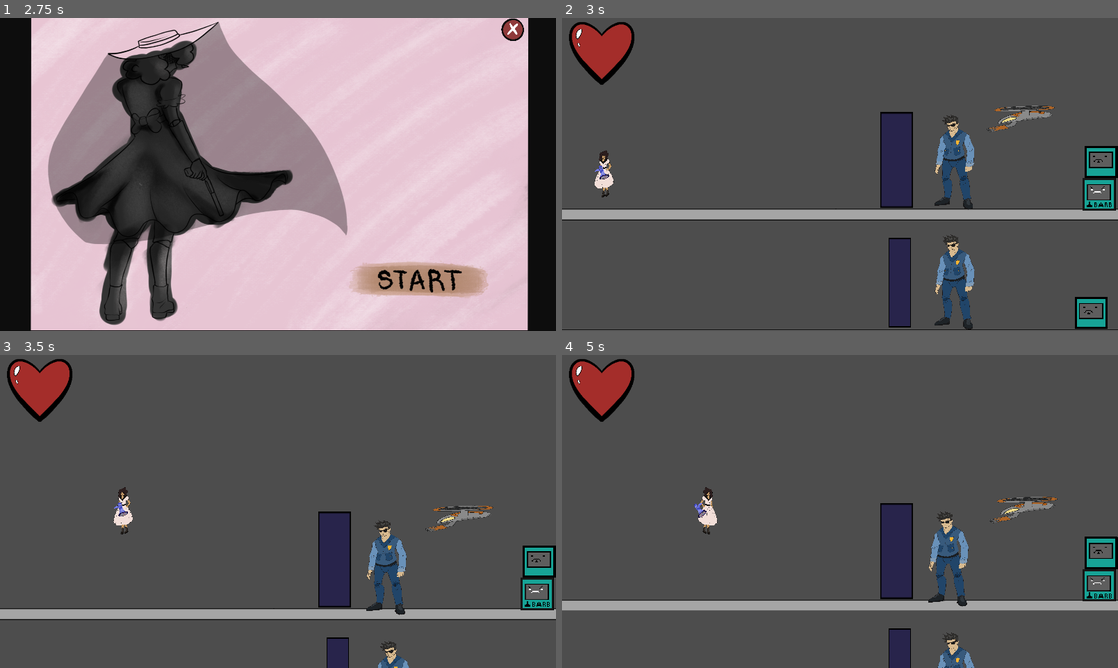
Above: before the commit, frames 1-4 (two rows, left to right).
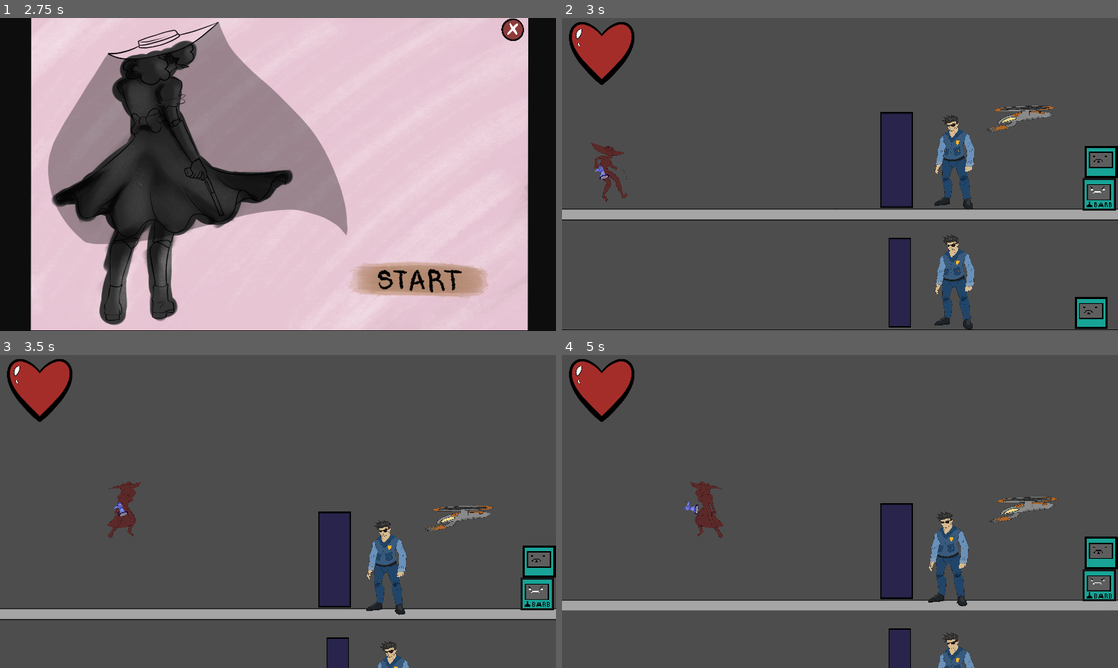
Above: after the commit, the same moments.

Repository: MaddMavv/Project-Doll-House
Game: Godot game, scene res://main menu.tscn
Same seed, same stepped clock (60 frames per second), same inputs: the game is played once before the commit and once after it. The engine's default icon, where the game draws it, is replaced by a stand-in: a white triangle on a blue panel in a dark square.
Inputs:
- Up to frame 1 (2.75 s): tap Enter (ui_accept) at 0.5, 1.25, 2 s; hold D (move right) 0.53-2.03 s; tap J (melee) at 0.6, 2.3 s; tap Space (jump) at 0.77, 1.07, 1.52, 1.55, 1.82, 2.1 s; tap Tab (ui_focus_next) at 0.8, 1.35 s; hold A (move left) from 2.03 s (still down)
- Up to frame 2 (3 s): tap Enter (ui_accept) at 2.75 s; release A (move left) at 2.78 s; hold D (move right) from 2.78 s (still down); tap K (attack) at 2.85 s
- Up to frame 3 (3.5 s): keep holding D (move right); tap Space (jump) at 3.02, 3.32 s; tap Tab (ui_focus_next) at 3.05 s
- Up to frame 4 (5 s): tap J (melee) at 3.6, 4.55 s; tap Space (jump) at 3.77, 3.8, 4.07, 4.52, 4.82 s; release D (move right) at 4.28 s; hold A (move left) from 4.28 s (still down); tap L (shout) at 4.35 s

Frame 1 is identical in both runs. In frame 2, 0.5% of the frame differs, in the area x 5-88%, y 28-59%; in frame 3, 0.5%; in frame 4, 0.6%, in the area x 22-88%, y 40-59%.

Commit message:
Level 2 done and built!

Diff:
--- a/DroneB.gd
+++ b/DroneB.gd
@@ -20,6 +20,7 @@
 var home = true
 var chase = false
 var stun = false
+var fall = Vector2(0, 400)
 
 
 func _ready():
@@ -54,6 +55,9 @@
 			velocity.y *= -1
 		if position.x > start.x + right or position.x < start.x - left:
 			velocity.x *= -1
+	if stun == true:
+		home = false
+		move_and_collide(fall * delta)
 
 
 func _on_player_detection_body_entered(body):
@@ -69,7 +73,7 @@
 
 func shoot():
 	var bullet = bullet_scene.instantiate()
-	if self.scale.x == 6:
+	if self.scale.x == 4:
 		bullet.position = spawn_point.global_position + Vector2(-300, 0)
 	else:
 		bullet.position = spawn_point.global_position + Vector2(300, 0)
@@ -84,10 +88,12 @@
 	stun = true;
 	velocity.x = 0;
 	$stunTimer.start()
+	$AnimatedSprite2D.play("Stunned")
 
 
 func _on_stun_timer_timeout():
 	stun = false;
+	$AnimatedSprite2D.play("Flying")
 
 func death():
 	pass;
--- a/bar_b.gd
+++ b/bar_b.gd
@@ -35,14 +35,14 @@
 	if jumpCount > 0 and Input.is_action_just_pressed("jump"):
 		veloRealY = JUMP_VELOCITY
 		jumpCount -= 1
-		#anim.play("Jump")
+		anim.play("Jump")
 		$jumpsound.play()
 	# Handles drop through platform.
 	if Input.is_action_just_pressed("jump") and is_on_floor():
 		if Input.is_action_pressed("move down"):
 			set_collision_mask_value(2, false)
 			veloRealY = JUMP_VELOCITY * -1
-		#anim.play("Jump")
+			anim.play("Fall")
 	# Handles double jump after drop through.
 	if Input.is_action_just_pressed("jump") and not is_on_floor():
 		if Input.is_action_just_released("move down"):
@@ -69,11 +69,17 @@
 		if veloRealY == 0:
 			if meleeing == false:
 				anim.play("Run")
+		elif veloRealY > 0:
+			if meleeing == false:
+				anim.play("Fall")
 	else:
 		veloReal = move_toward(veloReal, 0, SPEED)
 		if veloRealY == 0:
 			if meleeing == false:
 				anim.play("Idle")
+		elif veloRealY > 0:
+			if meleeing == false:
+				anim.play("Fall")
 	if veloRealY > 0:
 			if meleeing == false:
 				pass
--- a/bar_b.tscn
+++ b/bar_b.tscn
@@ -1,9 +1,11 @@
-[gd_scene load_steps=21 format=3 uid="uid://djobdn0kpo3iw"]
+[gd_scene load_steps=25 format=3 uid="uid://djobdn0kpo3iw"]
 
 [ext_resource type="Texture2D" uid="uid://fhr87rg7652t" path="res://assests/BarB.png" id="1_5uvhq"]
 [ext_resource type="Script" path="res://bar_b.gd" id="1_w7i21"]
 [ext_resource type="Texture2D" uid="uid://dn0j5r482s4tr" path="res://assests/Barb_Charge_Demo.PNG" id="2_6oono"]
+[ext_resource type="Texture2D" uid="uid://b07s7bal158hu" path="res://assests/BarB_Jump_Demo (1).png" id="3_gjaty"]
 [ext_resource type="Texture2D" uid="uid://cn0s754rgf82y" path="res://assests/BarB Walk 1.png" id="3_n4gvm"]
+[ext_resource type="Texture2D" uid="uid://b7fvn2r3nnsex" path="res://assests/BarB_Jump_Demo.png" id="4_kwfik"]
 [ext_resource type="Texture2D" uid="uid://ef3tggspj76a" path="res://assests/Barb Walk 2.png" id="4_qyi1p"]
 [ext_resource type="Texture2D" uid="uid://cfhdcvv5w5d1j" path="res://assests/Megaphone.png" id="5_k33kl"]
 [ext_resource type="AudioStream" uid="uid://b05vt1suxenl1" path="res://assests/jump sound.mp3" id="6_vv0to"]
@@ -24,10 +26,26 @@
 }, {
 "frames": [{
 "duration": 1.0,
+"texture": ExtResource("3_gjaty")
+}],
+"loop": true,
+"name": &"Fall",
+"speed": 5.0
+}, {
+"frames": [{
+"duration": 1.0,
 "texture": ExtResource("1_5uvhq")
 }],
 "loop": true,
 "name": &"Idle",
+"speed": 5.0
+}, {
+"frames": [{
+"duration": 1.0,
+"texture": ExtResource("4_kwfik")
+}],
+"loop": true,
+"name": &"Jump",
 "speed": 5.0
 }, {
 "frames": [{
@@ -366,6 +384,8 @@
 
 [sub_resource type="Animation" id="Animation_t7e4u"]
 resource_name = "Charging"
+length = 0.333337
+step = 0.0333333
 tracks/0/type = "value"
 tracks/0/imported = false
 tracks/0/enabled = true
@@ -397,7 +417,7 @@
 tracks/2/interp = 1
 tracks/2/loop_wrap = true
 tracks/2/keys = {
-"times": PackedFloat32Array(0, 0.1, 0.2, 0.3, 0.4, 0.5, 0.6, 0.7, 0.8, 0.9, 1),
+"times": PackedFloat32Array(0, 0.0333333, 0.0666667, 0.1, 0.133333, 0.166667, 0.2, 0.233333, 0.266667, 0.3, 0.333333),
 "transitions": PackedFloat32Array(1, 1, 1, 1, 1, 1, 1, 1, 1, 1, 1),
 "update": 0,
 "values": [Vector2(-18, -9), Vector2(3.57143, 4.28571), Vector2(-35, -26.4286), Vector2(5, -25), Vector2(-49.2857, 9.28572), Vector2(24.2857, 30.7143), Vector2(-26.4286, -54.2857), Vector2(-45.7143, 15), Vector2(16.4286, -54.2857), Vector2(-24.2857, 45.7143), Vector2(-47.8571, -55)]
@@ -454,11 +474,69 @@
 "values": [Vector2(-3.57143, -51.4286)]
 }
 
+[sub_resource type="Animation" id="Animation_4whab"]
+resource_name = "Jump"
+step = 0.2
+tracks/0/type = "value"
+tracks/0/imported = false
+tracks/0/enabled = true
+tracks/0/path = NodePath("AnimatedSprite2D:animation")
+tracks/0/interp = 1
+tracks/0/loop_wrap = true
+tracks/0/keys = {
+"times": PackedFloat32Array(0),
+"transitions": PackedFloat32Array(1),
+"update": 1,
+"values": [&"Jump"]
+}
+tracks/1/type = "value"
+tracks/1/imported = false
+tracks/1/enabled = true
+tracks/1/path = NodePath("AnimatedSprite2D:frame")
+tracks/1/interp = 1
+tracks/1/loop_wrap = true
+tracks/1/keys = {
+"times": PackedFloat32Array(0),
+"transitions": PackedFloat32Array(1),
+"update": 1,
+"values": [0]
+}
+
+[sub_resource type="Animation" id="Animation_64o1y"]
+resource_name = "Fall"
+step = 0.2
+tracks/0/type = "value"
+tracks/0/imported = false
+tracks/0/enabled = true
+tracks/0/path = NodePath("AnimatedSprite2D:animation")
+tracks/0/interp = 1
+tracks/0/loop_wrap = true
+tracks/0/keys = {
+"times": PackedFloat32Array(0),
+"transitions": PackedFloat32Array(1),
+"update": 1,
+"values": [&"Fall"]
+}
+tracks/1/type = "value"
+tracks/1/imported = false
+tracks/1/enabled = true
+tracks/1/path = NodePath("AnimatedSprite2D:frame")
+tracks/1/interp = 1
+tracks/1/loop_wrap = true
+tracks/1/keys = {
+"times": PackedFloat32Array(0),
+"transitions": PackedFloat32Array(1),
+"update": 1,
+"values": [0]
+}
+
 [sub_resource type="AnimationLibrary" id="AnimationLibrary_plkx7"]
 _data = {
 "Charged": SubResource("Animation_46slq"),
 "Charging": SubResource("Animation_t7e4u"),
+"Fall": SubResource("Animation_64o1y"),
 "Idle": SubResource("Animation_qmvpd"),
+"Jump": SubResource("Animation_4whab"),
 "Melee": SubResource("Animation_44bcf"),
 "RESET": SubResource("Animation_ro022"),
 "Run": SubResource("Animation_akrbs"),
@@ -491,7 +569,7 @@
 
 [node name="AnimatedSprite2D" type="AnimatedSprite2D" parent="."]
 position = Vector2(-4, -12)
-scale = Vector2(0.165256, 0.165256)
+scale = Vector2(0.204741, 0.204741)
 sprite_frames = SubResource("SpriteFrames_cqr6f")
 animation = &"Run"
 
--- a/blueDrone.tscn
+++ b/blueDrone.tscn
@@ -67,7 +67,7 @@
 wait_time = 1.5
 
 [node name="StunTimer" type="Timer" parent="."]
-wait_time = 5.0
+wait_time = 3.0
 one_shot = true
 
 [connection signal="area_entered" from="PlayerDetection" to="." method="_on_player_detection_area_entered"]
--- a/droneB.tscn
+++ b/droneB.tscn
@@ -20,6 +20,14 @@
 "loop": true,
 "name": &"Flying",
 "speed": 20.0
+}, {
+"frames": [{
+"duration": 1.0,
+"texture": ExtResource("2_1xlo8")
+}],
+"loop": true,
+"name": &"Stunned",
+"speed": 5.0
 }]
 
 [sub_resource type="RectangleShape2D" id="RectangleShape2D_rcvom"]
@@ -98,7 +106,6 @@
 sprite_frames = SubResource("SpriteFrames_r28yn")
 animation = &"Flying"
 autoplay = "Flying"
-frame = 2
 metadata/_edit_lock_ = true
 
 [node name="CollisionShape2D" type="CollisionShape2D" parent="."]
@@ -125,7 +132,7 @@
 }
 
 [node name="stunTimer" type="Timer" parent="."]
-wait_time = 2.0
+wait_time = 3.0
 one_shot = true
 
 [connection signal="body_entered" from="PlayerDetection" to="." method="_on_player_detection_body_entered"]
--- a/redDrone.tscn
+++ b/redDrone.tscn
@@ -70,7 +70,7 @@
 wait_time = 1.5
 
 [node name="StunTimer" type="Timer" parent="."]
-wait_time = 5.0
+wait_time = 3.0
 one_shot = true
 
 [node name="switchDirection" type="Area2D" parent="."]
Binary file changed: assests/BarB_Jump_Demo (1).png
Binary file changed: assests/BarB_Jump_Demo.png
Binary file changed: assests/Barb_Charge_Demo.PNG
Not shown, changed: export_presets.cfg
Not shown, added: FIrst Prototype.console.exe
Not shown, added: FIrst Prototype.exe
Not shown, added: FIrst Prototype.pck
